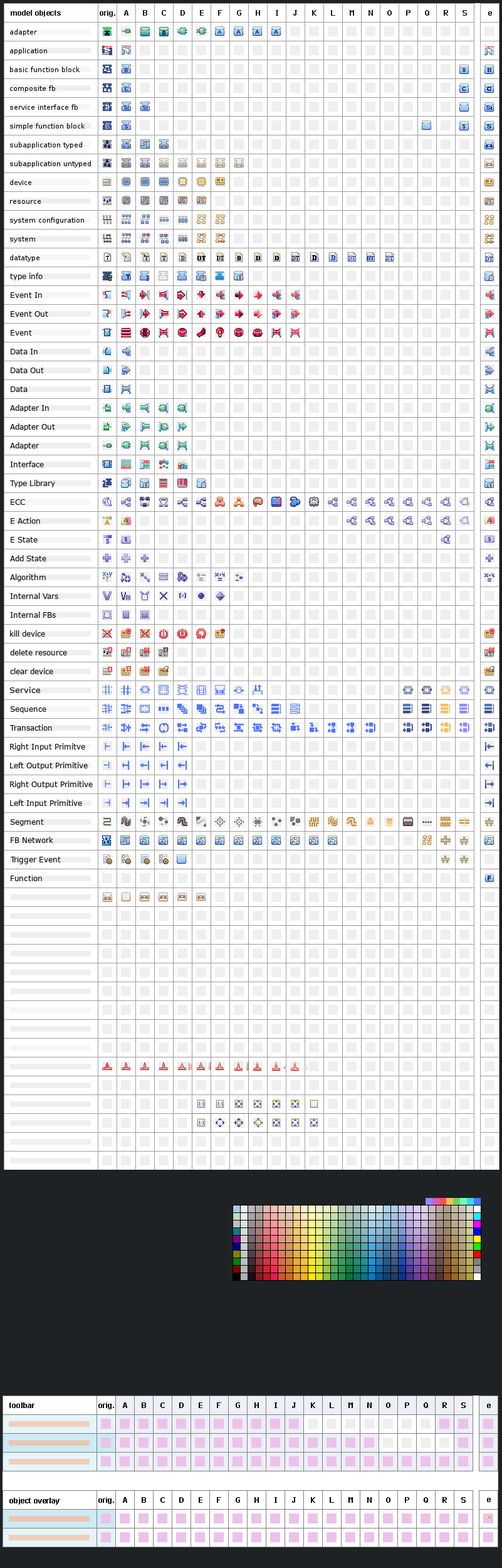
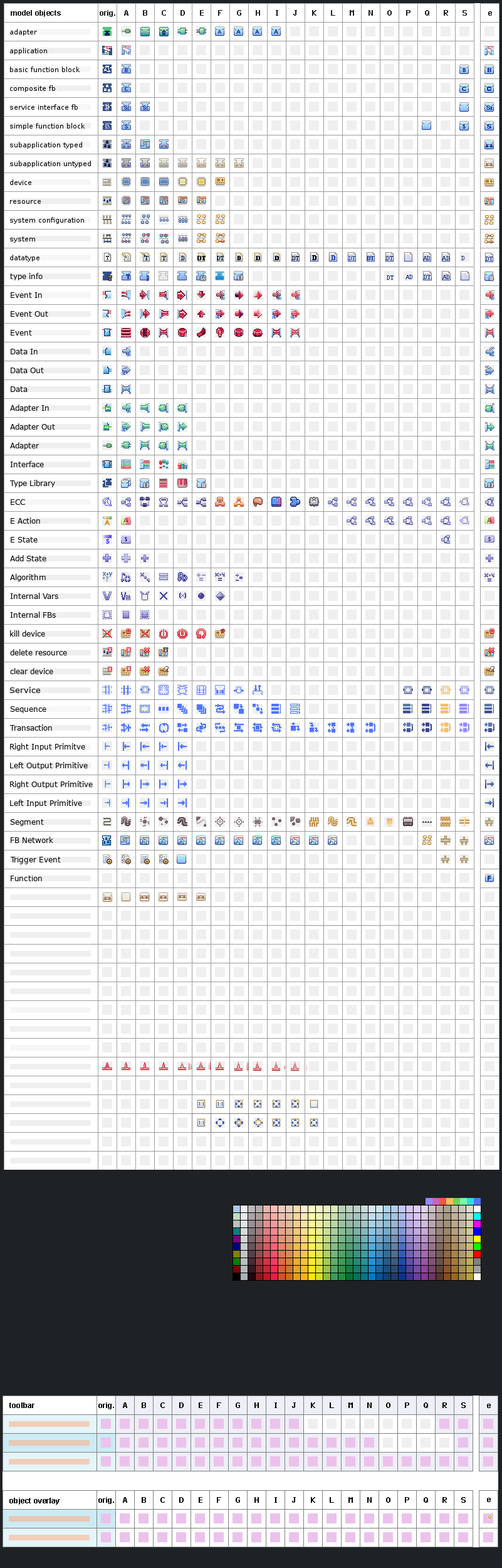
Before/after of a (502, 1568) layered artwork. What changed in the layer stack:
painted on "Work" over bbox(386, 252, 470, 281)
